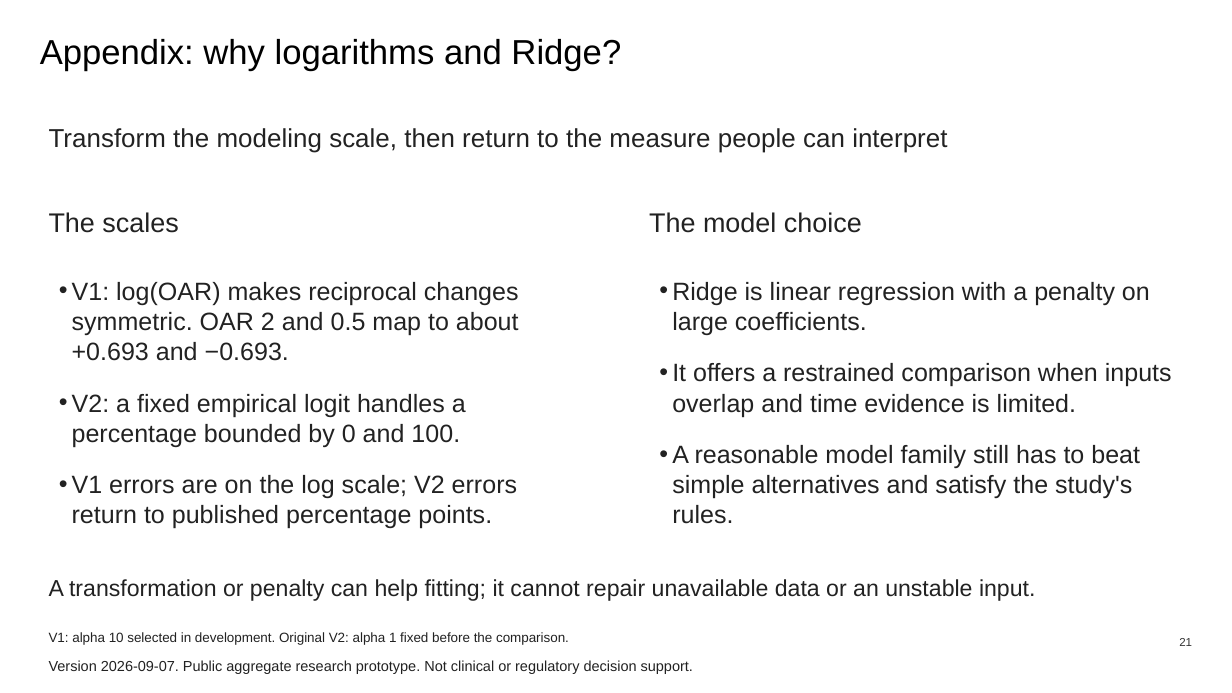
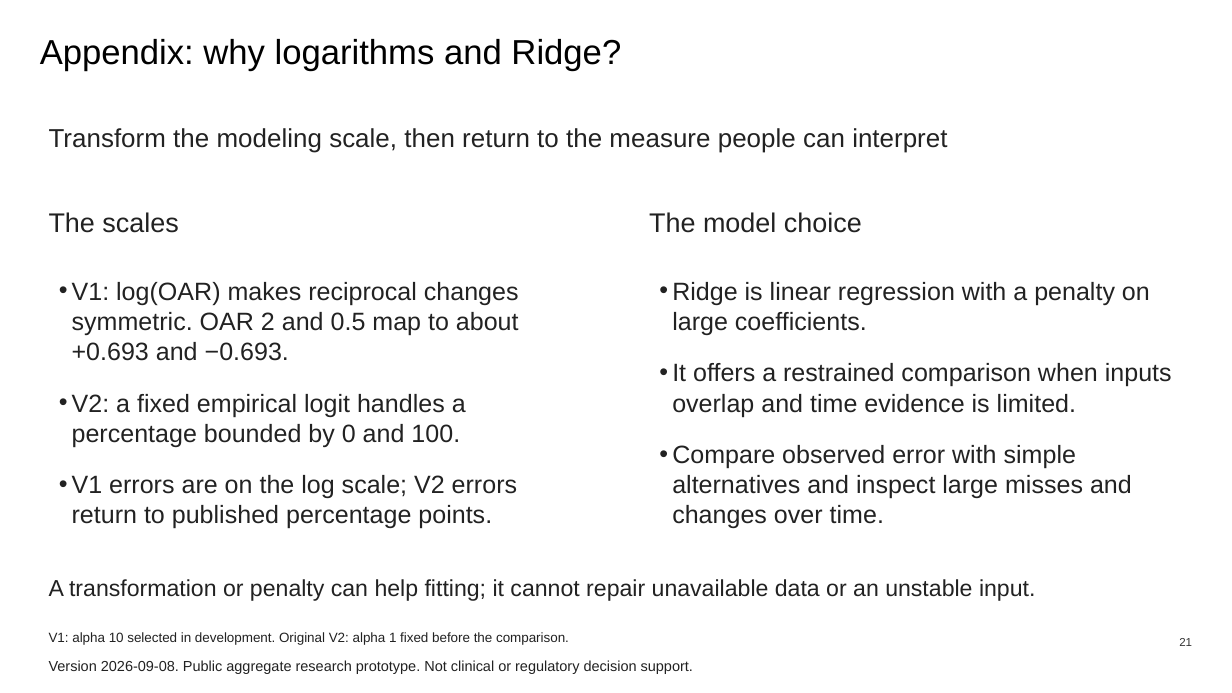
Before and after one commit to ca34525/Kidney-Acceptance-Signal-Monitor, a slide deck: slide 21 of docs/presentation/data-walkthrough/data-walkthrough-with-introduction.pptx. Drawn at 1232x693 pixels with LibreOffice and Linux fonts; fonts in the diff are those of the drawing. Boxes give left, top, right and bottom in pixels: in the first picture for what was removed or moved away, otherwise in the second. Text is boxed around its words. In the diff, an @@ line names an element or a change of style, - is before the commit and + after.

```diff
--- a/docs/presentation/data-walkthrough/data-walkthrough-with-introduction.pptx
+++ b/docs/presentation/data-walkthrough/data-walkthrough-with-introduction.pptx
@@ text at (672, 445, 1132, 528): text changed @@
-• A reasonable model family still has to beat simple alternatives and satisfy the study's rules.
+• Compare observed error with simple alternatives and inspect large misses and changes over time.
@@ text at (49, 660, 693, 674): text changed @@
-Version 2026-09-07. Public aggregate research prototype. Not clinical or regulatory decision support.
+Version 2026-09-08. Public aggregate research prototype. Not clinical or regulatory decision support.
```
Also in this commit, not shown: 24 other slides changed, 28 other files.
